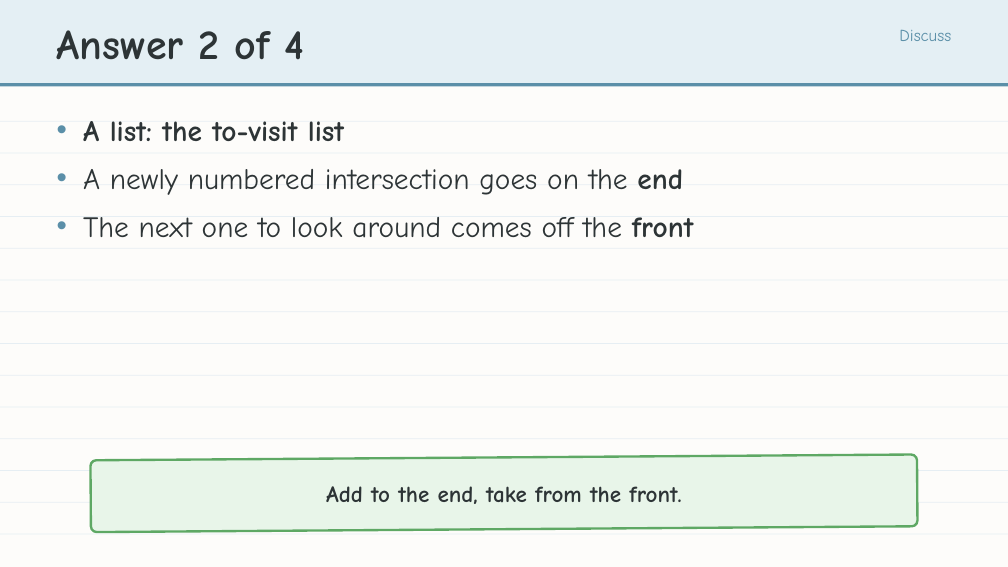
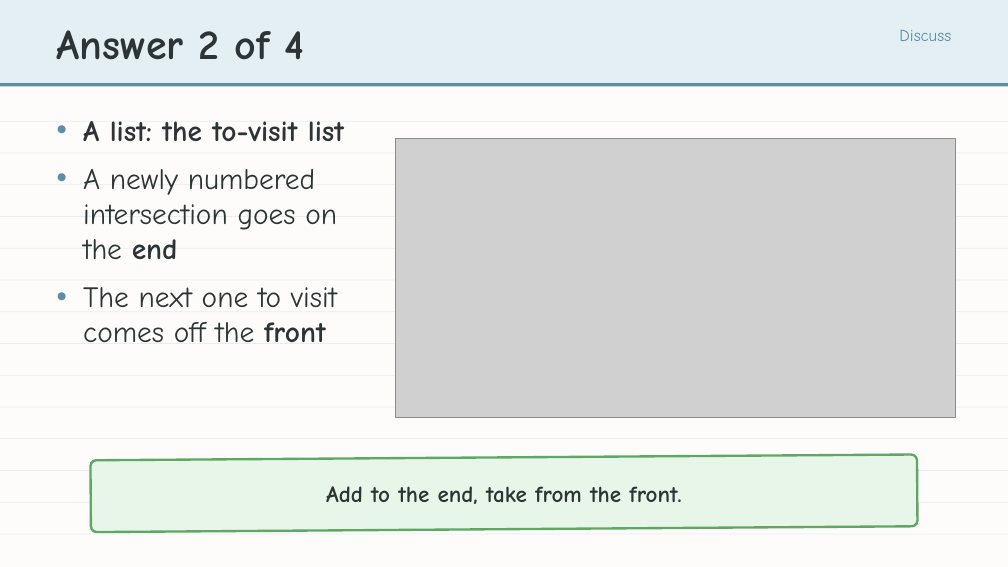
Before and after one commit to bradamiller/LearningPython, a slide deck: slide 19 of static/slides/module-05-pathfinding/module-5-lesson-02-finding-the-path.pptx. Drawn at 1008x567 pixels with LibreOffice and Linux fonts; fonts in the diff are those of the drawing; grey boxes stand for pictures. Boxes give left, top, right and bottom in pixels: in the first picture for what was removed or moved away, otherwise in the second. Text is boxed around its words. In the diff, an @@ line names an element or a change of style, - is before the commit and + after.

```diff
--- a/static/slides/module-05-pathfinding/module-5-lesson-02-finding-the-path.pptx
+++ b/static/slides/module-05-pathfinding/module-5-lesson-02-finding-the-path.pptx
@@ picture added at bbox=[395, 138, 955, 417] @@
@@ text at bbox=[83, 287, 337, 342]: text changed @@
-• The next one to look around comes off the front
+• The next one to visit comes off the front
```
Also in this commit, not shown: 13 other slides changed, 20 other files.
